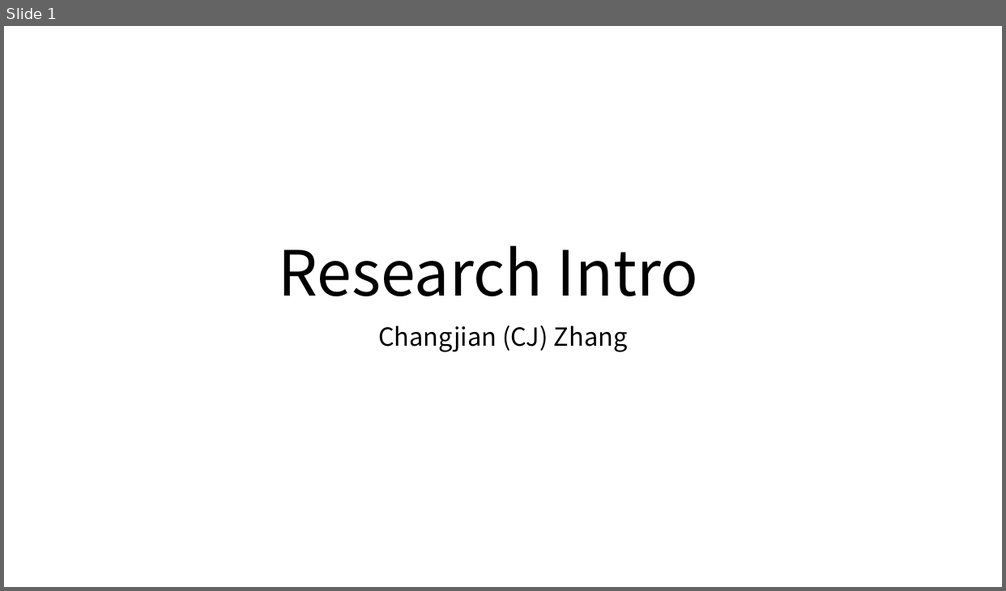
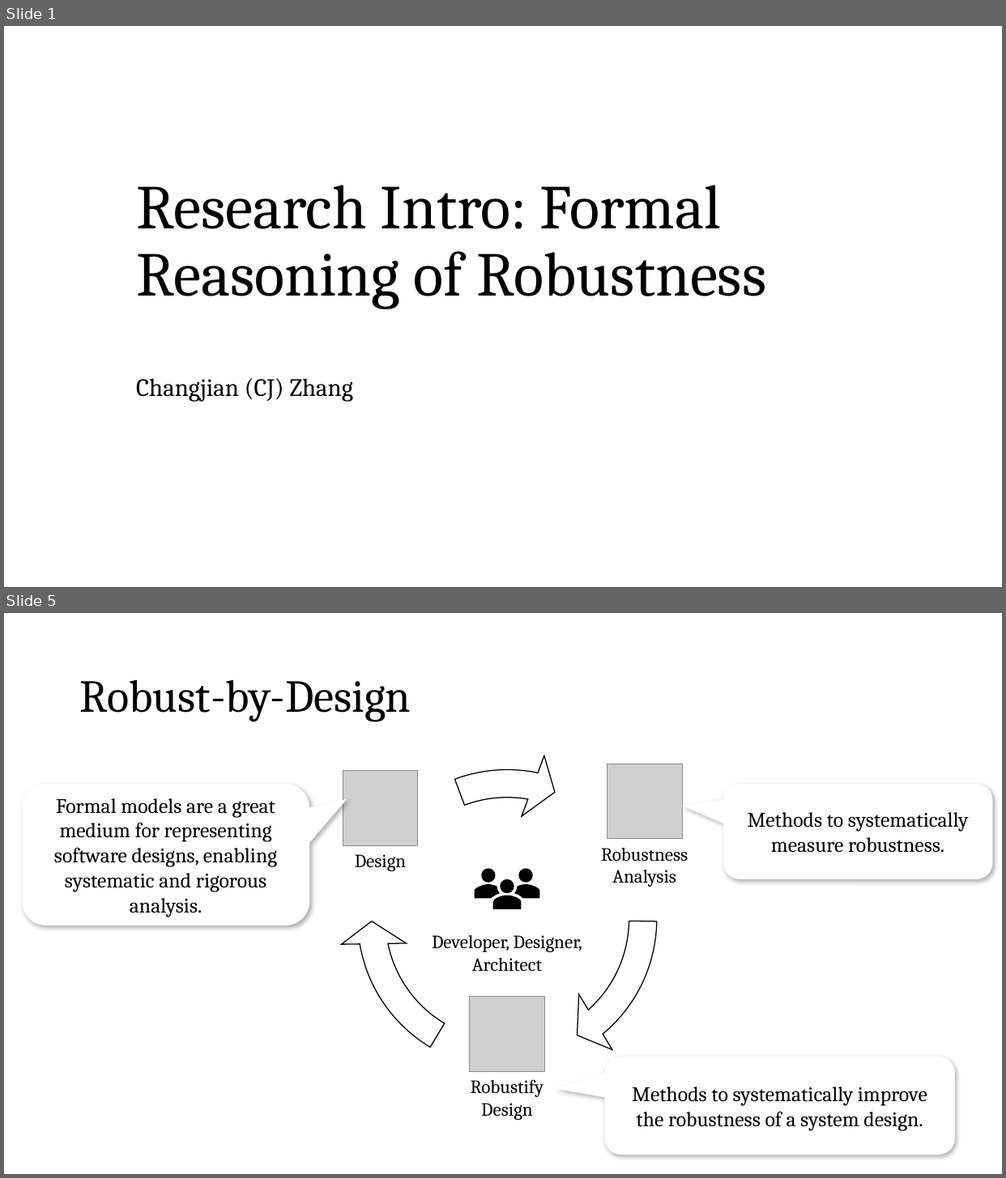
Before and after one commit to SteveZhangBit/SteveZhangBit.github.io, a slide deck: statics/slides/2022-Fall-Research Intro-CJ.pptx. Shown one above the other, each under a label of ours: slide 1 before the commit, slides 1 and 5 after it; the slides between them are not shown. The pictures are 1006x591 and 1006x1178 pixels, drawn with LibreOffice and Linux fonts; fonts in the diff are those of the drawing; grey boxes stand for pictures. Boxes give left, top, right and bottom in pixels: in the first picture for what was removed or moved away, otherwise in the second. Text is boxed around its words. In the diff, an @@ line names an element or a change of style, - is before the commit and + after.

Commit message:
Update research intro and practicum talk

```diff
--- a/statics/slides/2022-Fall-Research Intro-CJ.pptx
+++ b/statics/slides/2022-Fall-Research Intro-CJ.pptx
@@ slide 5 added at [4, 613, 1002, 1174], background #FFFFFF @@
@@ title added at [80, 679, 411, 722], 44 pt, text #000000 @@
+Robust-by-Design
@@ circular arrow added at [339, 752, 675, 1088], fill #FFFFFF, outline #000000 1 pt @@
@@ circular arrow added at [339, 752, 675, 1088], fill #FFFFFF, outline #000000 1 pt @@
@@ circular arrow added at [339, 752, 675, 1088], fill #FFFFFF, outline #000000 1 pt @@
@@ picture added at [343, 771, 418, 845] @@
@@ picture added at [607, 764, 682, 838] @@
@@ rounded speech box added at [22, 784, 309, 925], fill #FFFFFF, 20 pt, text #000000 @@
+Formal models are a great medium for representing software designs, enabling systematic and rigorous analysis.
@@ rounded speech box added at [723, 784, 993, 879], fill #FFFFFF, 20 pt, text #000000 @@
+Methods to systematically measure robustness.
@@ text added at [355, 854, 407, 871], 18 pt, text #000000 @@
+Design
@@ text added at [601, 848, 688, 887], 18 pt, text #000000 @@
+Robustness
+Analysis
@@ group added at [432, 868, 582, 972]: 6 freeform shapes, 1 text @@
+Developer, Designer,
+Architect
@@ picture added at [470, 997, 544, 1072] @@
@@ rounded speech box added at [604, 1057, 955, 1155], fill #FFFFFF, 20 pt, text #000000 @@
+Methods to systematically improve the robustness of a system design.
@@ text added at [471, 1080, 544, 1120], 18 pt, text #000000 @@
+Robustify
+Design
@@ slide 1 changed as well @@
@@ title at [136, 185, 766, 310]: text changed; font Noto Sans CJK SC to Cambria @@
-Research Intro
+Research Intro: Formal Reasoning of Robustness
@@ subtitle "Changjian (CJ) Zhang" at [136, 378, 354, 402]: font Noto Sans CJK SC to Cambria; alignment centre to left; vertical alignment top to middle @@
```
Also in this commit, not shown: 15 other slides changed, 7 other slides added, 2 slides removed, 1 other file.
